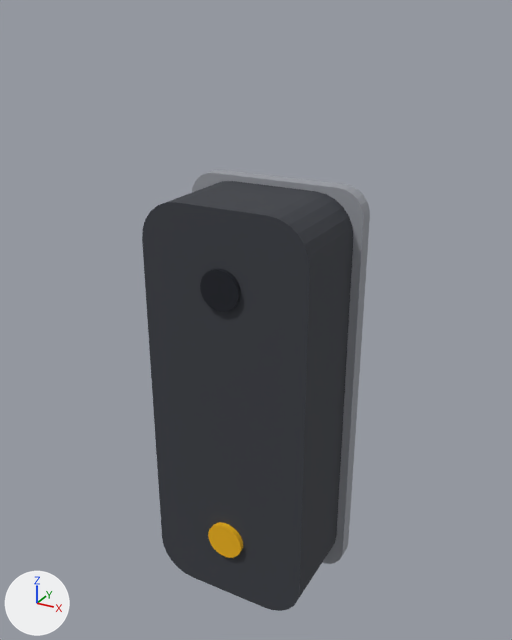
An edit to the glTF model desktop/src/models/device.canary-vision-doorbell.glb, drawn before and after from the same camera.
Rendered twice from a camera (50 mm lens) standing at (0.0943, -0.1693, 0.1781) and looking at (0.0, 0.0022, 0.0923). The lights are fixed; the arrows at lower left show +X, +Y and +Z. The first picture is the older version. Vertices at exactly the same position are counted once.
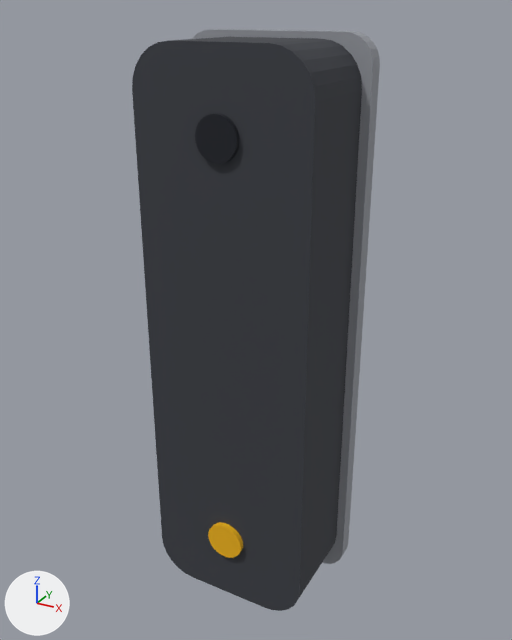
Changed parts and their boxes (x1, y1, x2, y2) in the pictures (512 x 640 px; the box of a moved part takes in the faces that stretch with it):
'Mesh_1', reshaped (9% wider, 33% taller): before (142, 181, 353, 611); after (132, 37, 362, 611)
'Mesh_0', reshaped (36% taller): before (192, 170, 370, 564); after (192, 29, 380, 564)
'Mesh_2', moved: before (200, 268, 241, 312); after (195, 113, 239, 164)
part 1 of me_mesh_0, moved or reshaped: before (192, 170, 370, 254); after (192, 29, 380, 254)
part 2 of me_mesh_1, moved or reshaped: before (142, 181, 353, 321); after (132, 37, 362, 321)

The change, as a list of edits to the scene's bpy script:
```text
Change me_mesh_0:
    used by ob_mesh_0; location = (0.0, 0.0, 0.0)
    remove me_mesh_0.from_pydata(...)  # 56 vertices, 108 faces; spans x -0.0283..0.0283, y 0.0121..0.0171, z 0.0..0.1327
    add me_mesh_0.from_pydata(...)  # 56 vertices, 108 faces; spans x -0.0283..0.0283, y 0.0121..0.0171, z 0.0..0.1727
    me_mesh_0 part 1: all 28 vertices in x -0.0283..0.0283, y 0.0121..0.0171, z 0.1247..0.1327 are moved by (0.0, 0.0, 0.04)
Change me_mesh_1:
    used by ob_mesh_1; location = (0.0, 0.0, 0.0)
    remove me_mesh_1.from_pydata(...)  # 56 vertices, 108 faces; spans x -0.0258..0.0258, y -0.0171..0.0121, z 0.0018..0.131
    add me_mesh_1.from_pydata(...)  # 56 vertices, 108 faces; spans x -0.0258..0.0258, y -0.0171..0.0121, z 0.0018..0.1709
    me_mesh_1 part 2: all 28 vertices in x -0.0258..0.0258, y -0.0171..0.0121, z 0.119..0.131 are moved by (0.0, 0.0, 0.04)
Change me_mesh_2:
    used by ob_mesh_2; location = (0.0, 0.0, 0.0)
    remove me_mesh_2.from_pydata(...)  # 64 vertices, 124 faces; spans x -0.006..0.006, y -0.01845..-0.01705, z 0.1027..0.1147
    add me_mesh_2.from_pydata(...)  # 64 vertices, 124 faces; spans x -0.006..0.006, y -0.01845..-0.01705, z 0.1427..0.1547
    me_mesh_2 part 3: the whole mesh is moved by (0.0, 0.0, 0.04)
```
